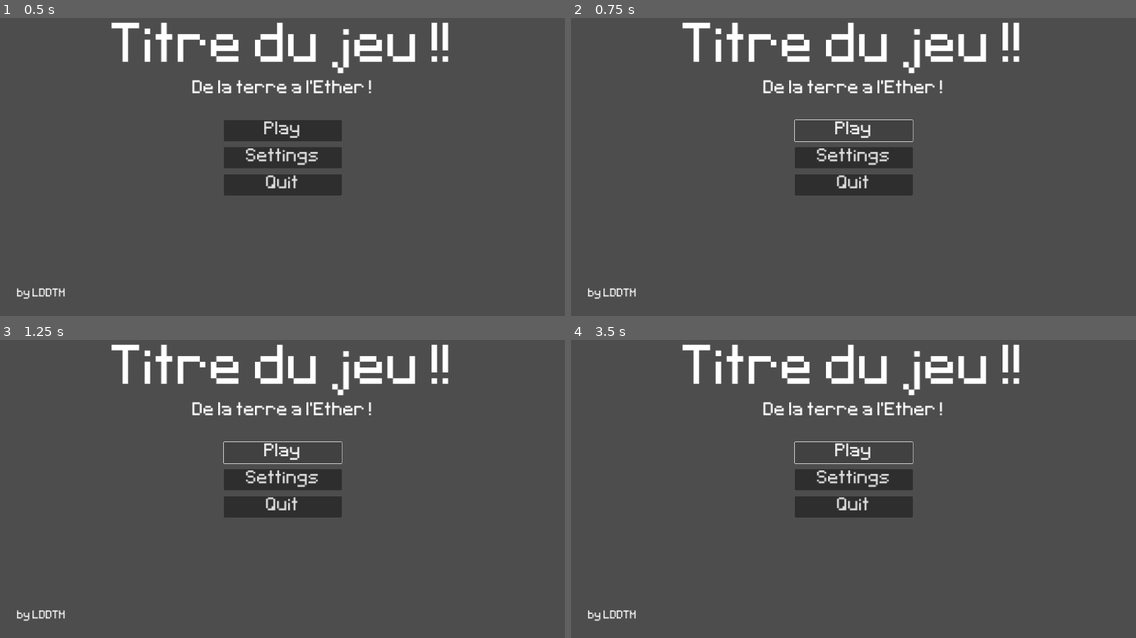
Above: before the commit, frames 1-4 (two rows, left to right).
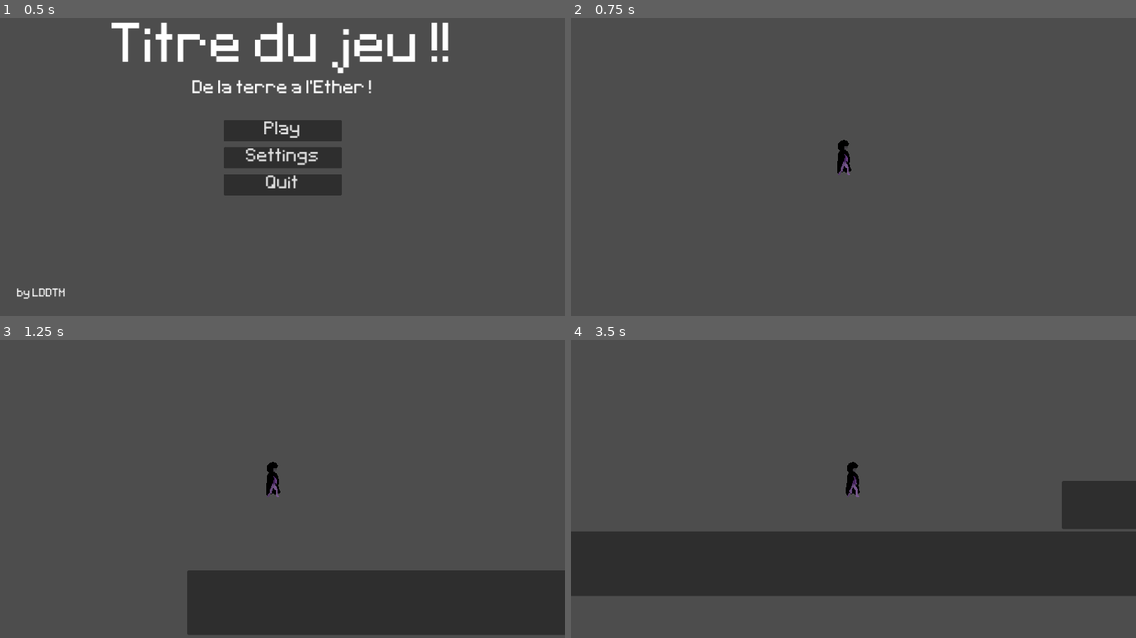
Above: after the commit, the same moments.

Repository: Nyx-go/Aether-Trials
Game: Godot game, scene res://scenes/menu/menuDebut.tscn
The game is run twice, just before and just after one commit, with the same random seed, the same clock (stepped at 60 frames per second) and the same inputs.
Inputs (mouse positions are in pixels of both pictures, inside the frame that each line leads up to):
- Up to frame 1 (0.5 s): no input
- Up to frame 2 (0.75 s): click "Play" at 0.5 s
- Up to frame 3 (1.25 s): no input
- Up to frame 4 (3.5 s): click (853, 453) at 1.25 s, where only the run before the commit has a clickable "Play"; tap Enter (ui_accept) at 2, 2.1, 3.05 s; hold D (move_right) from 2.03 s (still down); tap Space (jump) at 2.27, 2.3, 2.57, 2.85, 3.02, 3.32 s

Frame 1 is identical in both runs. In frame 2, 6.5% of the frame differs, in the area x 3-80%, y 1-95%; in frame 3, 21%; in frame 4, 30%, in the area x 0-100%, y 1-95%.

Commit message:
fixs

Diff:
--- a/Player/PlayerBase/Player.gd
+++ b/Player/PlayerBase/Player.gd
@@ -15,7 +15,7 @@
 		velocity.y += gravity * delta
 
 	# Handle jump.
-	if Input.is_action_just_pressed("ui_accept") and is_on_floor():
+	if Input.is_action_just_pressed("jump") and is_on_floor():
 		velocity.y = JUMP_VELOCITY
 
 	# Get the input direction and handle the movement/deceleration.
--- a/scenes/menu/menuDebut.gd
+++ b/scenes/menu/menuDebut.gd
@@ -12,7 +12,7 @@
 
 
 func _on_button_play_pressed():
-	get_tree().change_scene_to_file("res://scenes/niveaux/M0_Tuto/niveau_0.tscn")
+	get_tree().change_scene_to_file("res://scenes/niveaux/M_0/niveau_0.tscn")
 
 
 func _on_button_settings_pressed():
Not shown: 1 places in scenes/menu/menuDebut.tscn that only renumber resources
Not shown: 1 places in scenes/niveaux/M_0/niveau_0.tscn that only renumber resources
